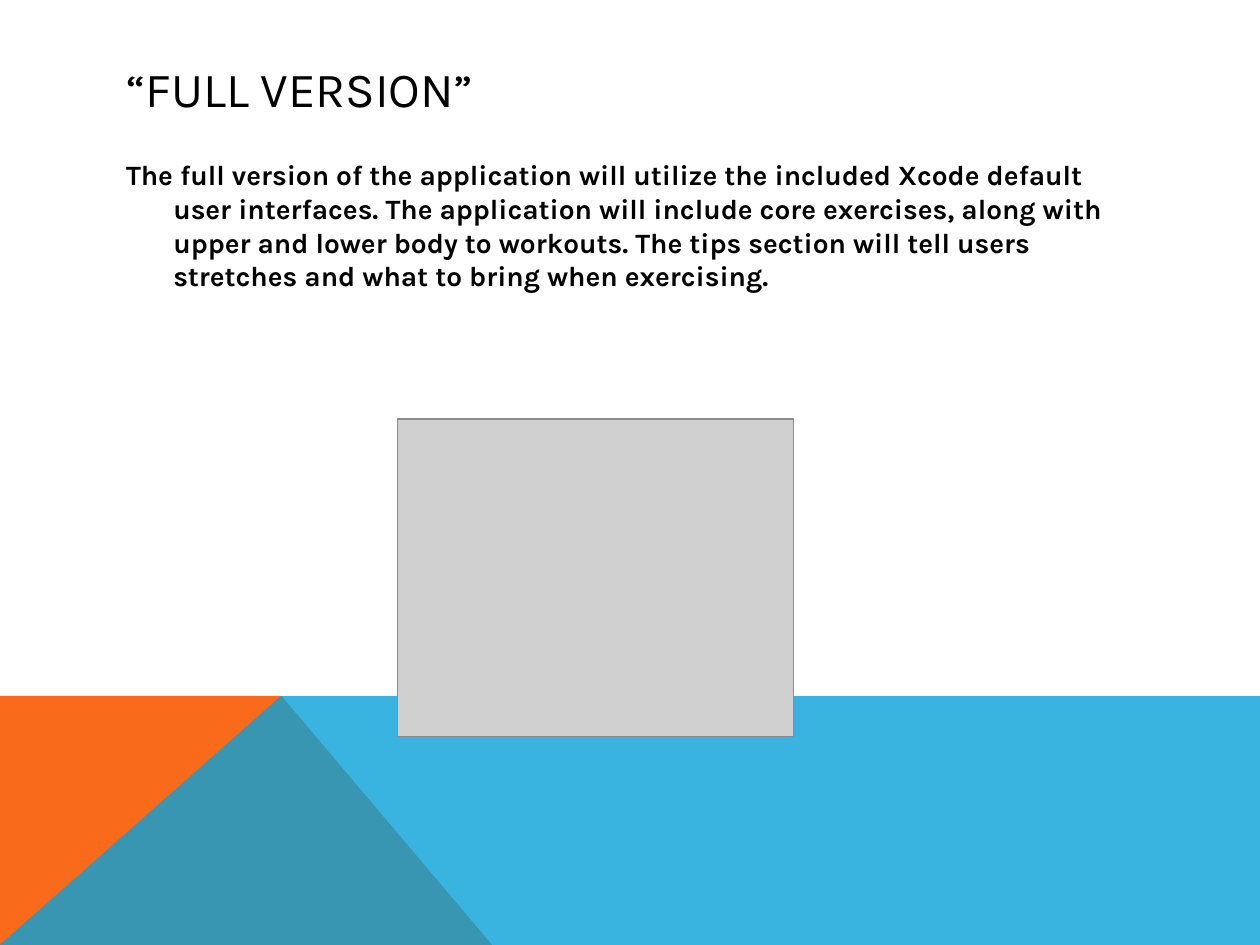
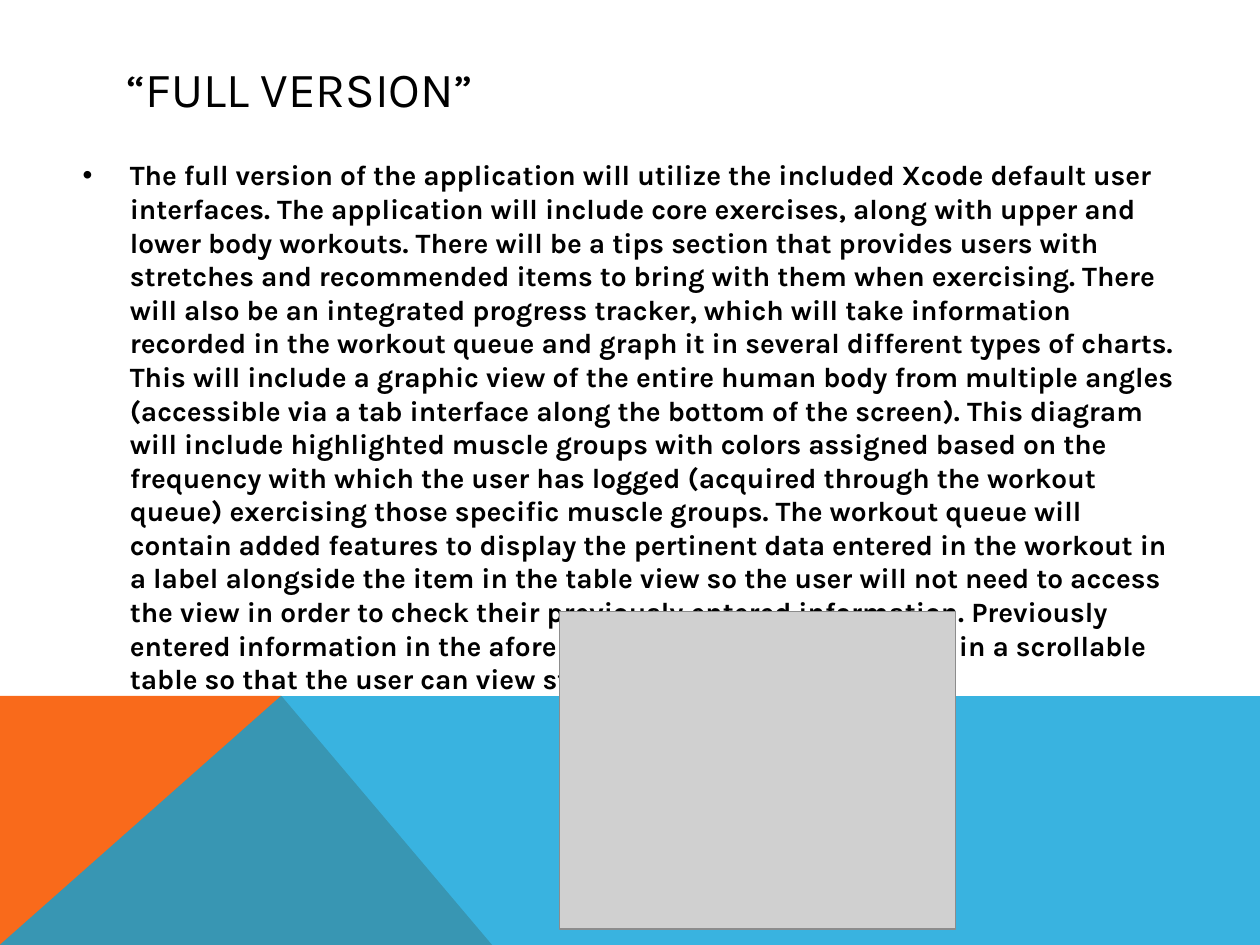
Before and after one commit to mea36/duca2012_group5, a slide deck: slide 7 of PrototypeDemoCurtis314.pptx (slide 5 before the commit). Drawn at 1260x945 pixels with LibreOffice and Linux fonts; fonts in the diff are those of the drawing; grey boxes stand for pictures. Boxes give left, top, right and bottom in pixels: in the first picture for what was removed or moved away, otherwise in the second. Text is boxed around its words. In the diff, an @@ line names an element or a change of style, - is before the commit and + after.

```diff
--- a/PrototypeDemoCurtis314.pptx
+++ b/PrototypeDemoCurtis314.pptx
@@ text at [130, 165, 1173, 662]: text changed @@
-The full version of the application will utilize the included Xcode default user interfaces. The application will include core exercises, along with upper and lower body to workouts. The tips section will tell users stretches and what to bring when exercising.
+• The full version of the application will utilize the included Xcode default user interfaces. The application will include core exercises, along with upper and lower body workouts. There will be a tips section that provides users with stretches and recommended items to bring with them when exercising. There will also be an integrated progress tracker, which will take information recorded in the workout queue and graph it in several different types of charts. This will include a graphic view of the entire human body from multiple angles (accessible via a tab interface along the bottom of the screen). This diagram will include highlighted muscle groups with colors assigned based on the frequency with which the user has logged (acquired through the workout queue) exercising those specific muscle groups. The workout queue will contain added features to display the pertinent data entered in the workout in a label alongside the item in the table view so the user will not need to access the view in order to check their previously entered information. Previously entered information in the aforementioned view will be stored in a scrollable table so that the user can view stored data logs.
@@ picture: place and size @@
-picture at [397, 420, 794, 737]
+picture at [559, 611, 956, 929]
```
Also in this commit, not shown: 4 other slides changed, 2 slides added, 1 other file.
